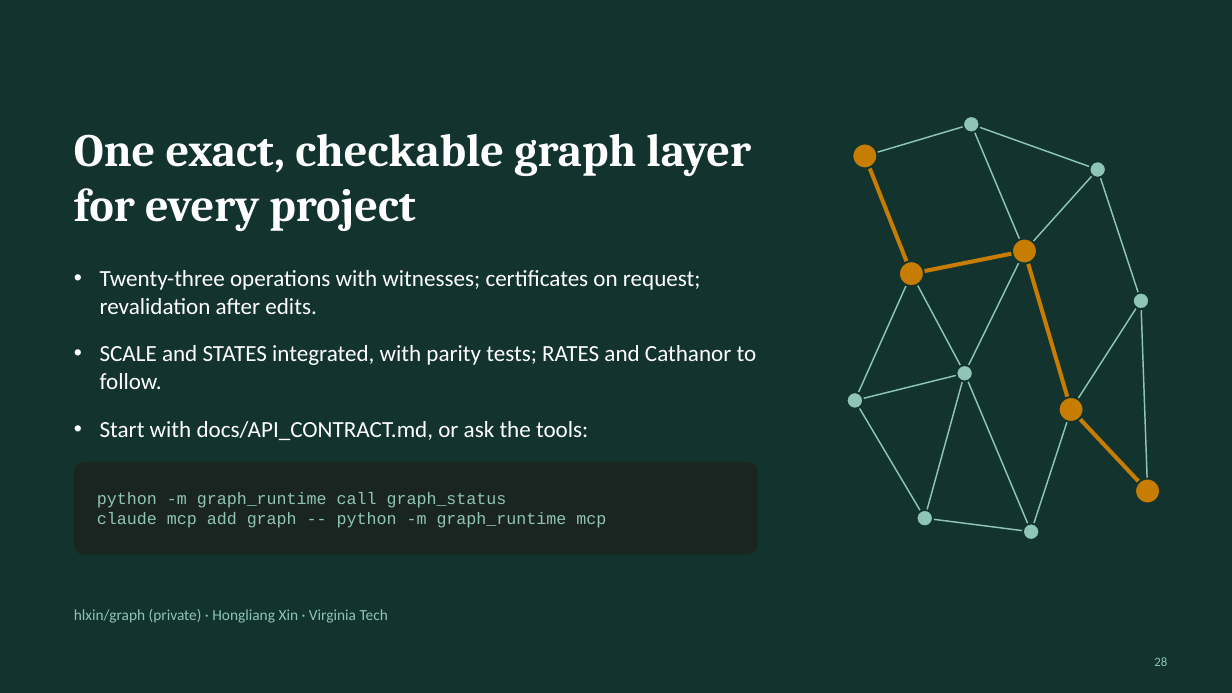
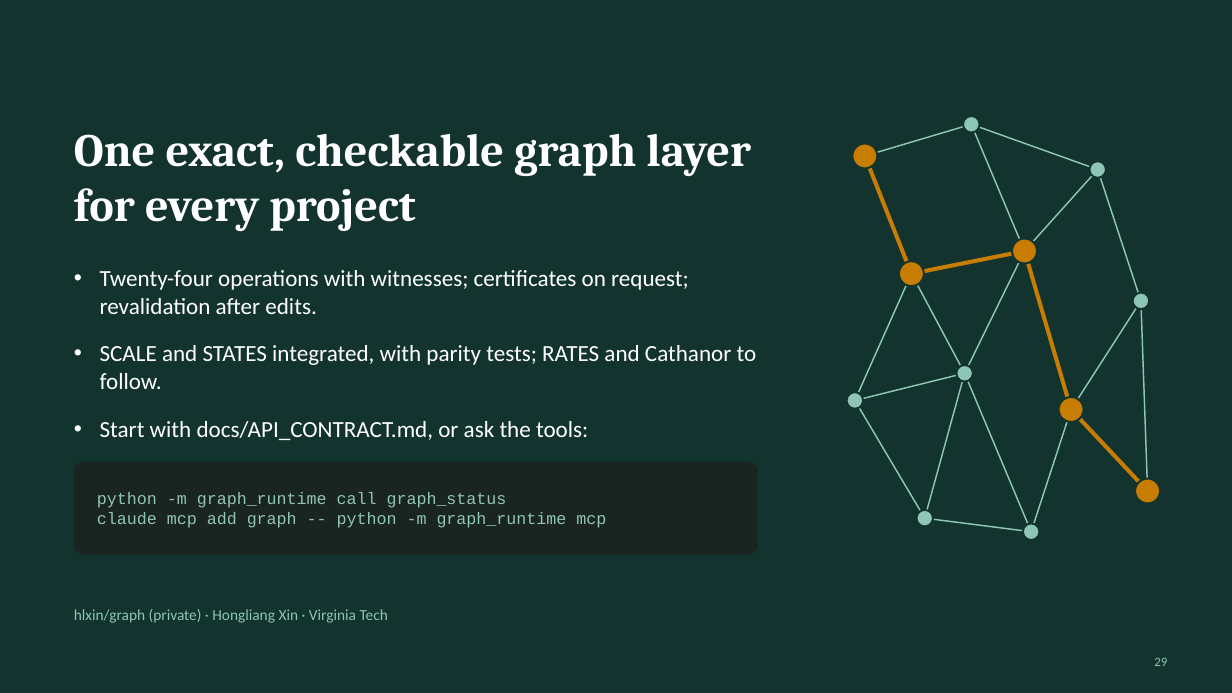
Before and after one commit to hlxin/graph, a slide deck: slide 29 of docs/GRAPH_slides.pptx (slide 28 before the commit). Drawn at 1232x693 pixels with LibreOffice and Linux fonts; fonts in the diff are those of the drawing. Boxes give left, top, right and bottom in pixels: in the first picture for what was removed or moved away, otherwise in the second. Text is boxed around its words. In the diff, an @@ line names an element or a change of style, - is before the commit and + after.

```diff
--- a/docs/GRAPH_slides.pptx
+++ b/docs/GRAPH_slides.pptx
@@ text at <box>100,270,689,314</box>: text changed @@
-• Twenty-three operations with witnesses; certificates on request; revalidation after edits.
+• Twenty-four operations with witnesses; certificates on request; revalidation after edits.
```
Also in this commit, not shown: 7 other slides changed, 1 slide added, 3 other files.
